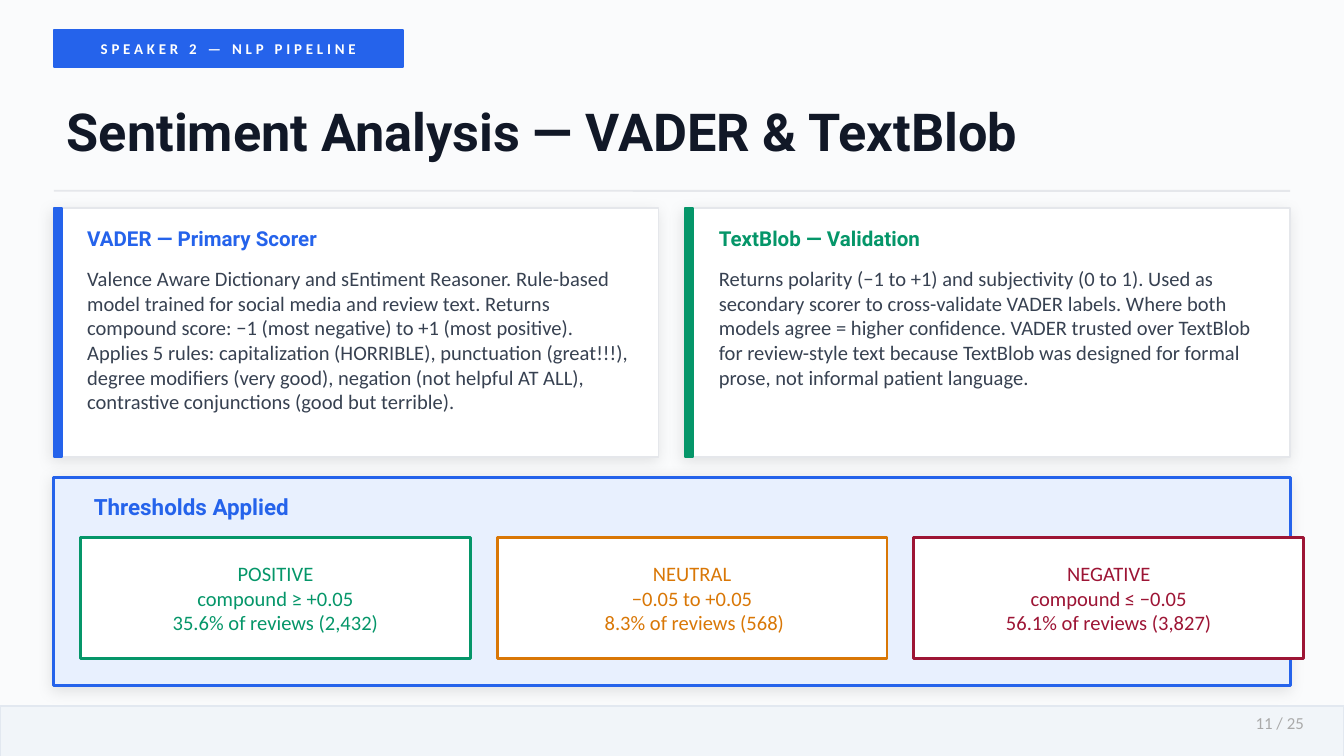
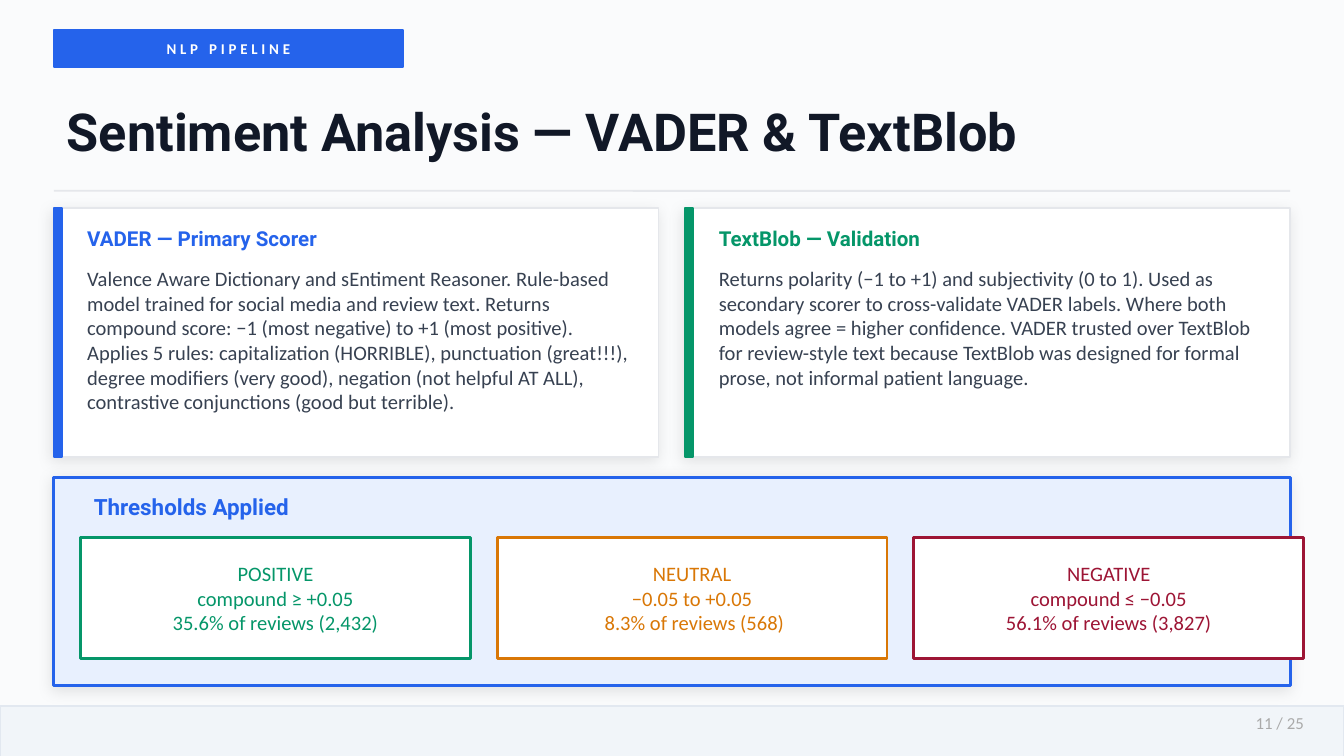
Before and after one commit to Bhawna1201/healthcare-intelligence, a slide deck: slide 11 of healthcare_presentation_notes.pptx. Drawn at 1344x756 pixels with LibreOffice and Linux fonts; fonts in the diff are those of the drawing. Boxes give left, top, right and bottom in pixels: in the first picture for what was removed or moved away, otherwise in the second. Text is boxed around its words. In the diff, an @@ line names an element or a change of style, - is before the commit and + after.

```diff
--- a/healthcare_presentation_notes.pptx
+++ b/healthcare_presentation_notes.pptx
@@ text at (x1=167, y1=44, x2=290, y2=54): text changed @@
-SPEAKER 2 — NLP PIPELINE
+NLP PIPELINE
```
Also in this commit, not shown: 18 other slides changed, 3 other files.
